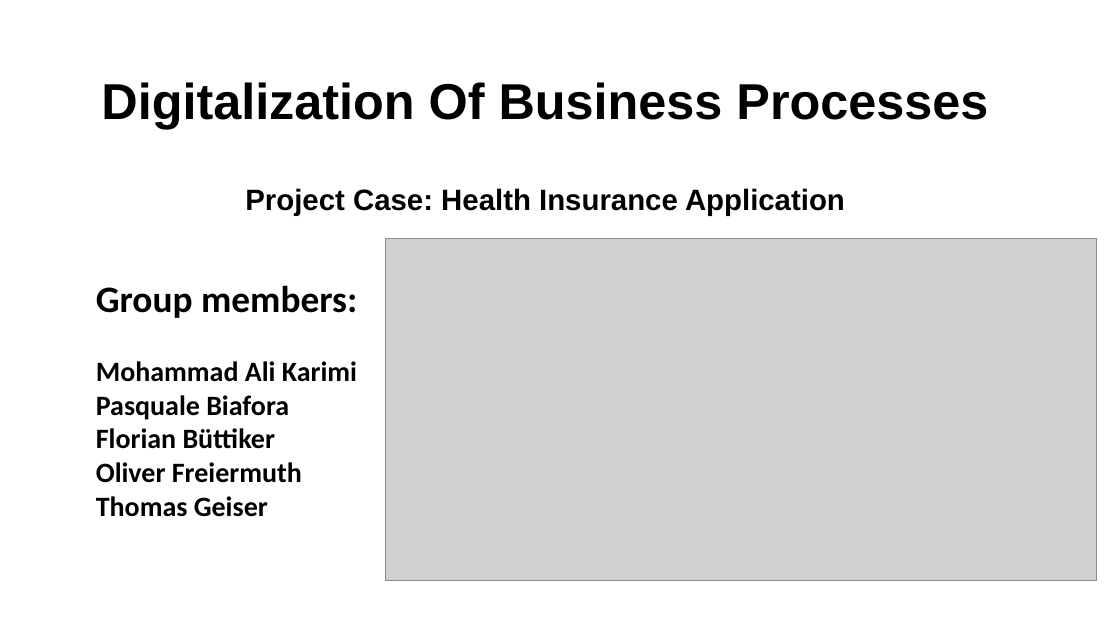
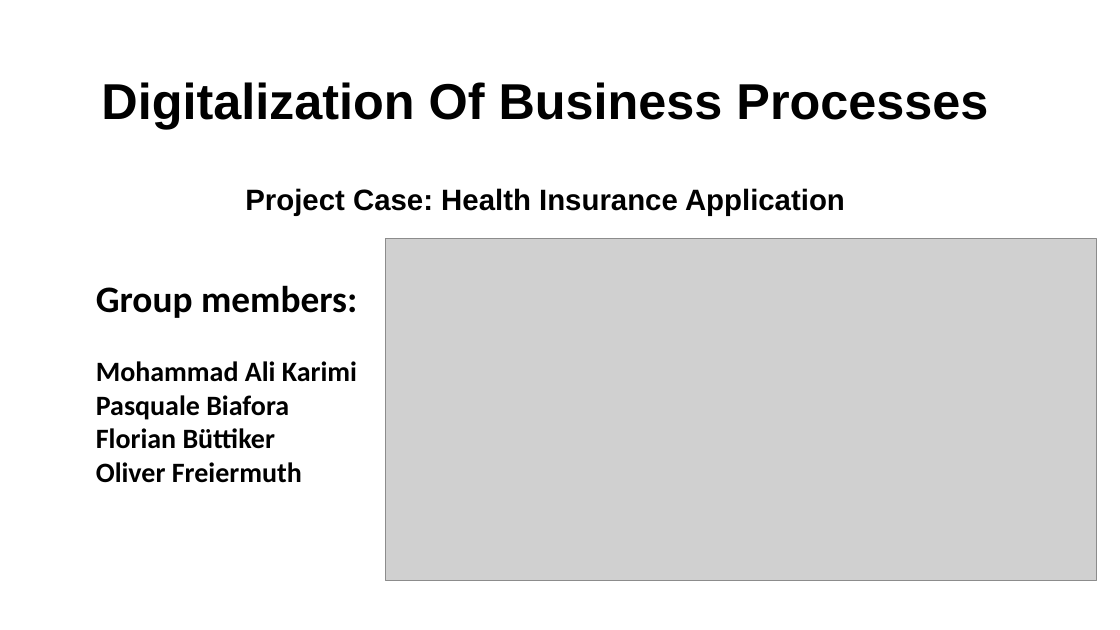
Before and after one commit to DigiBP/digibp-weisshorn, a slide deck: slide 1 of intermediate presentation/Digitalization Of Business Processes.pptx. Drawn at 1120x630 pixels with LibreOffice and Linux fonts; fonts in the diff are those of the drawing; grey boxes stand for pictures; background and template pictures are left out. Boxes give left, top, right and bottom in pixels: in the first picture for what was removed or moved away, otherwise in the second. Text is boxed around its words. In the diff, an @@ line names an element or a change of style, - is before the commit and + after.

Commit message:
Deleted Thomas Geiser

```diff
--- a/intermediate presentation/Digitalization Of Business Processes.pptx
+++ b/intermediate presentation/Digitalization Of Business Processes.pptx
@@ text at <box>96,496,268,517</box>: paragraph removed @@
-Thomas Geiser
```
Also in this commit, not shown: 5 other files.
